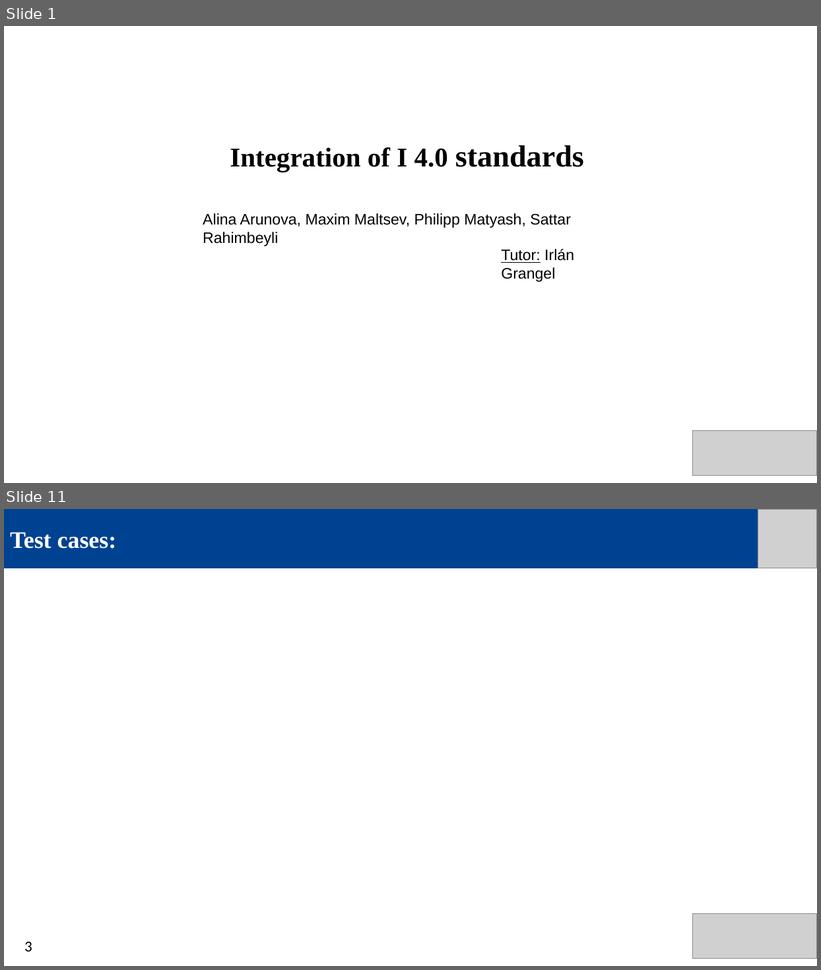
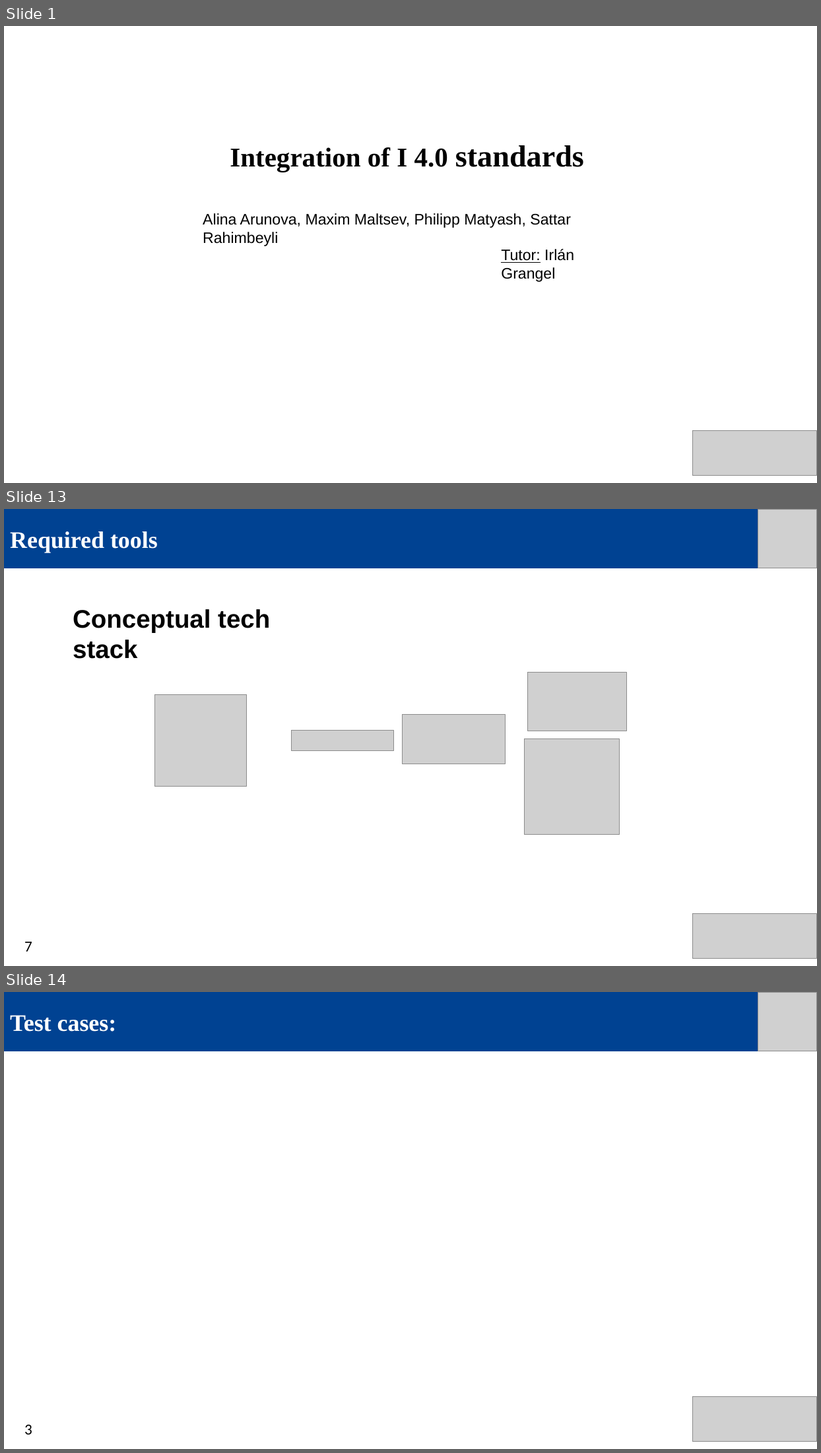
Before and after one commit to IntegrationI40StandardsSemLab/Integration-I4.0, a slide deck: Presentations/Final presentation/Final presentation.pptx. Shown one above the other, each under a label of ours: slides 1 and 11 before the commit, slides 1, 13 and 14 after it; the slides between them are not shown. The pictures are 821x970 and 821x1453 pixels, drawn with LibreOffice and Linux fonts; fonts in the diff are those of the drawing; grey boxes stand for pictures. Boxes give left, top, right and bottom in pixels: in the first picture for what was removed or moved away, otherwise in the second. Text is boxed around its words. In the diff, an @@ line names an element or a change of style, - is before the commit and + after.

```diff
--- a/Presentations/Final presentation/Final presentation.pptx
+++ b/Presentations/Final presentation/Final presentation.pptx
@@ slide 13 added at (4, 509, 817, 966), background #FFFFFF @@
@@ rectangle added at (4, 509, 758, 568), fill #004292, 28 pt, text #FFFFFF, bold @@
+Required tools
@@ picture added at (758, 509, 817, 568) @@
@@ text added at (73, 609, 270, 659), 30 pt, text #000000, bold @@
+Conceptual tech stack
@@ picture added at (528, 673, 627, 731) @@
@@ picture added at (155, 695, 248, 787) @@
@@ picture added at (403, 714, 506, 764) @@
@@ picture added at (292, 730, 395, 751) @@
@@ picture added at (524, 739, 620, 835) @@
@@ picture added at (692, 914, 817, 958) @@
@@ text added at (24, 942, 32, 952), 18 pt, text #000000 @@
+7
@@ what was slide 11 is now slide 14 @@
```
Also in this commit, not shown: 3 slides changed, 8 other slides added, 6 slides removed, 1 other file.
